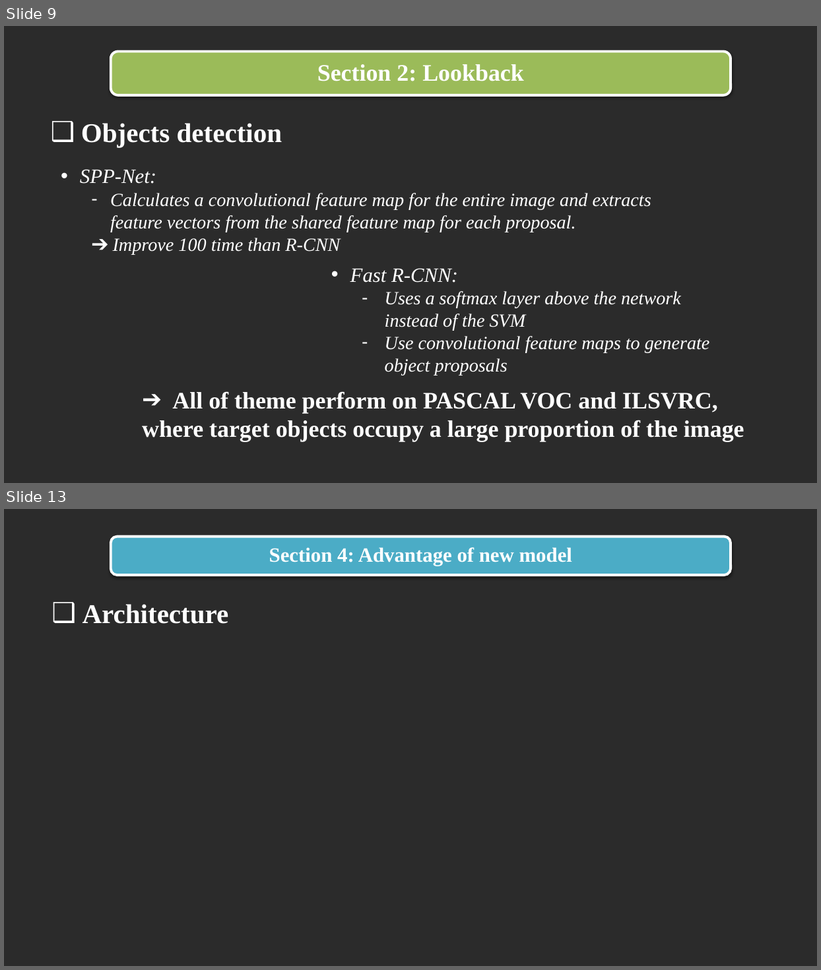
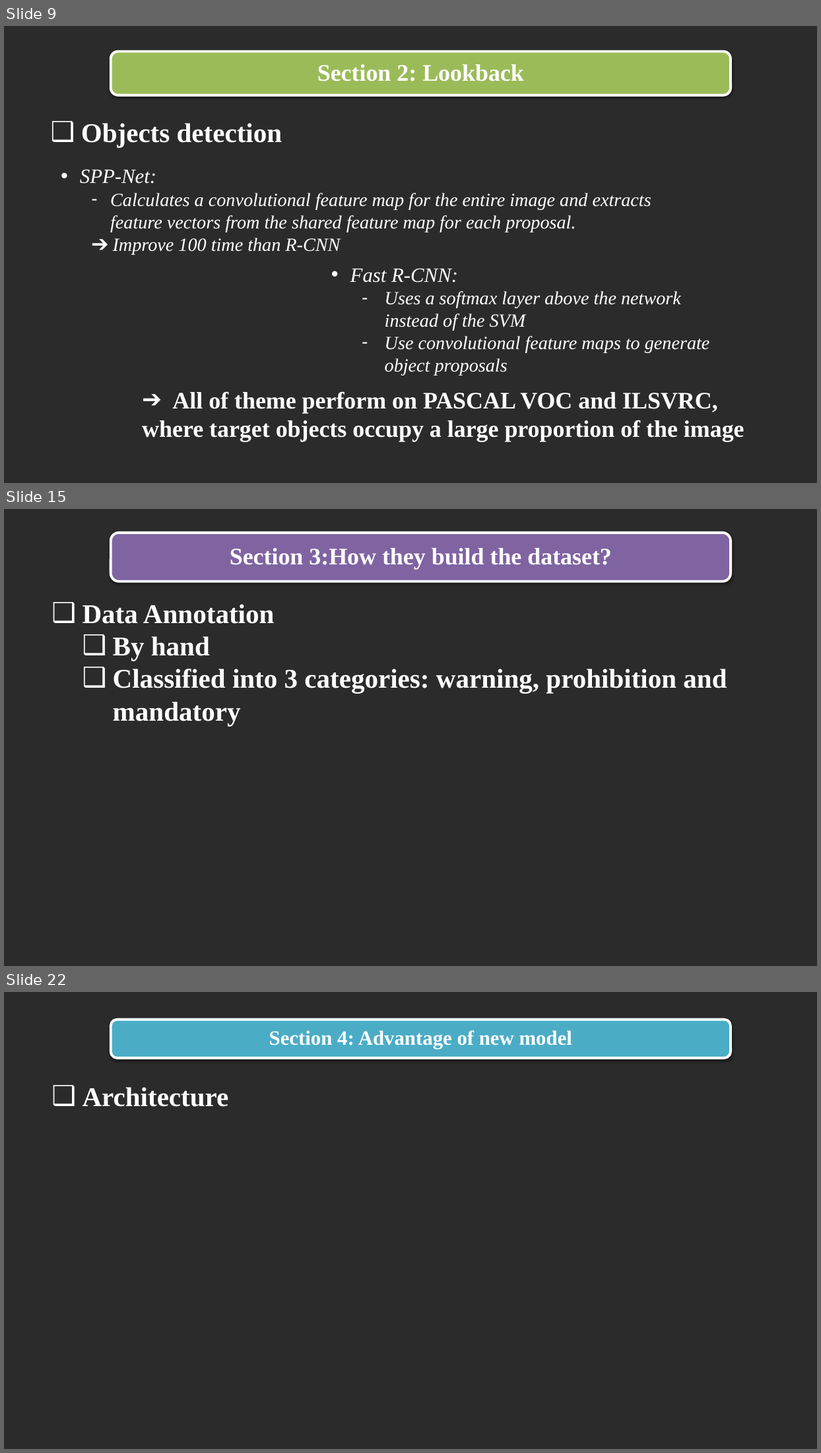
Before and after one commit to trandinhlam/document, a slide deck: AI_NangCao/slide/slide.pptx. Shown one above the other, each under a label of ours: slides 9 and 13 before the commit, slides 9, 15 and 22 after it; the slides between them are not shown. The pictures are 821x970 and 821x1453 pixels, drawn with LibreOffice and Linux fonts; fonts in the diff are those of the drawing; background and template pictures are left out; a plain dark background stands for a picture behind light text. Boxes give left, top, right and bottom in pixels: in the first picture for what was removed or moved away, otherwise in the second. Text is boxed around its words. In the diff, an @@ line names an element or a change of style, - is before the commit and + after.

Commit message:
update section 3 (dataset) in slide

```diff
--- a/AI_NangCao/slide/slide.pptx
+++ b/AI_NangCao/slide/slide.pptx
@@ slide 15 added at [4,509,817,966], background picture (left out) @@
@@ rounded rectangle added at [111,533,731,582], fill #8064A2, outline #FFFFFF 3 pt @@
@@ text added at [230,548,612,569], 28 pt, text #FFFFFF, bold @@
+Section 3:How they build the dataset?
@@ text added at [83,604,727,726], 32 pt, text #FFFFFF, bold @@
+❑ Data Annotation
+  ❑ By hand
+  ❑ Classified into 3 categories: warning, prohibition and mandatory
@@ what was slide 13 is now slide 22 @@
```
Also in this commit, not shown: 3 slides changed, 8 other slides added, 10 other files.
